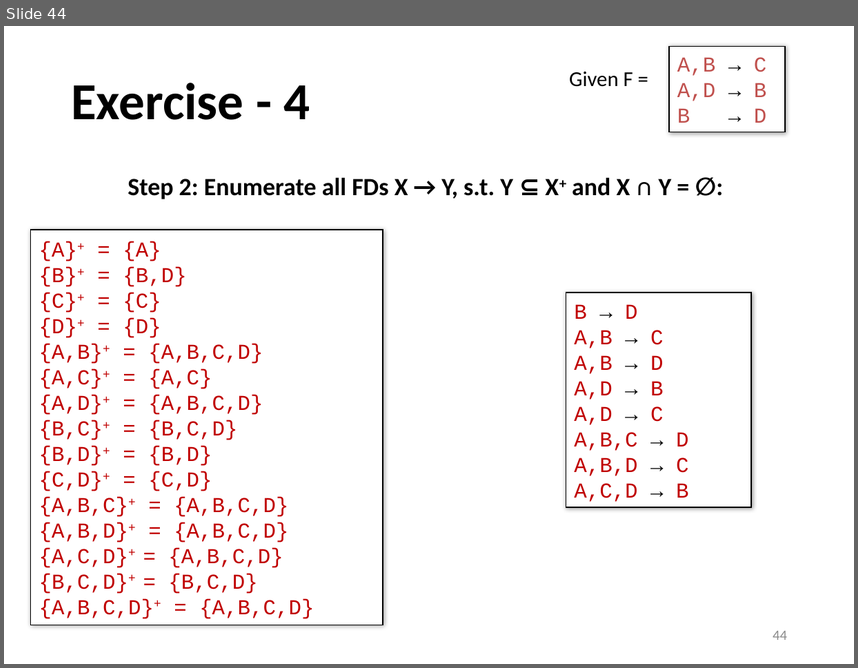
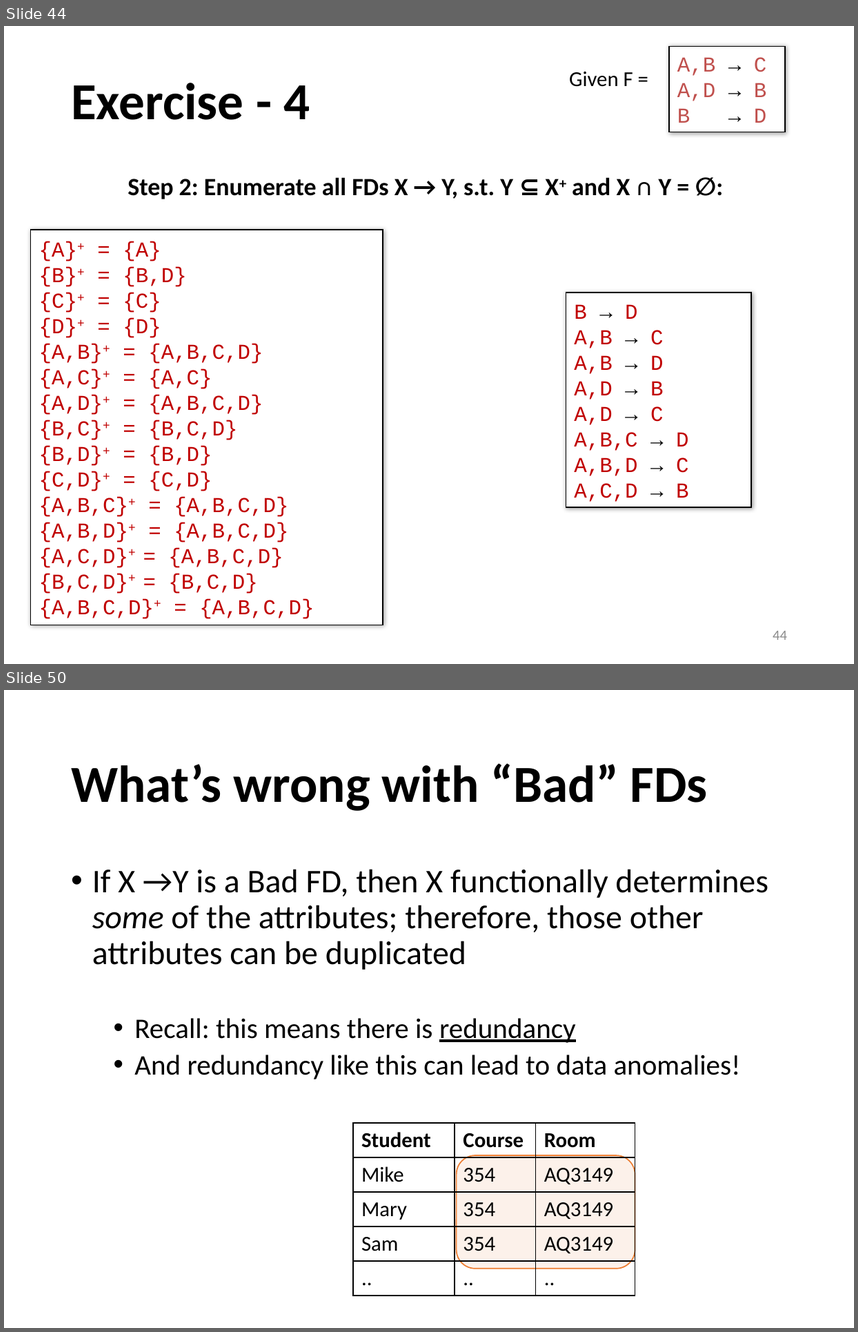
Before and after one commit to sfu-db/cmpt354, a slide deck: Lectures/lec9-design-theory.pptx. Shown one above the other, each under a label of ours: slide 44 before the commit, slides 44 and 50 after it; the slides between them are not shown. The pictures are 858x668 and 858x1332 pixels, drawn with LibreOffice and Linux fonts; fonts in the diff are those of the drawing. Boxes give left, top, right and bottom in pixels: in the first picture for what was removed or moved away, otherwise in the second. Text is boxed around its words. In the diff, an @@ line names an element or a change of style, - is before the commit and + after.

```diff
--- a/Lectures/lec9-design-theory.pptx
+++ b/Lectures/lec9-design-theory.pptx
@@ slide 50 added at box(4, 690, 854, 1328), background #FFFFFF @@
@@ title added at box(71, 763, 708, 811), 44 pt, text #000000, bold @@
+What’s wrong with “Bad” FDs
@@ text added at box(92, 869, 769, 1079), 28 pt, text #000000 @@
+• If X →Y is a Bad FD, then X functionally determines some of the attributes; therefore, those other attributes can be duplicated
+  • Recall: this means there is redundancy
+  • And redundancy like this can lead to data anomalies!
@@ table added at box(353, 1123, 635, 1295), 5 rows, 3 columns @@
+Student | Course | Room
+Mike | 354 | AQ3149
+Mary | 354 | AQ3149
+Sam | 354 | AQ3149
+.. | .. | ..
@@ rounded rectangle added at box(456, 1155, 635, 1268), fill #FBE5D6 at 50% opacity, outline #ED7D31 1 pt @@
```
Also in this commit, not shown: 3 slides changed, 30 other slides added, 1 other file.
